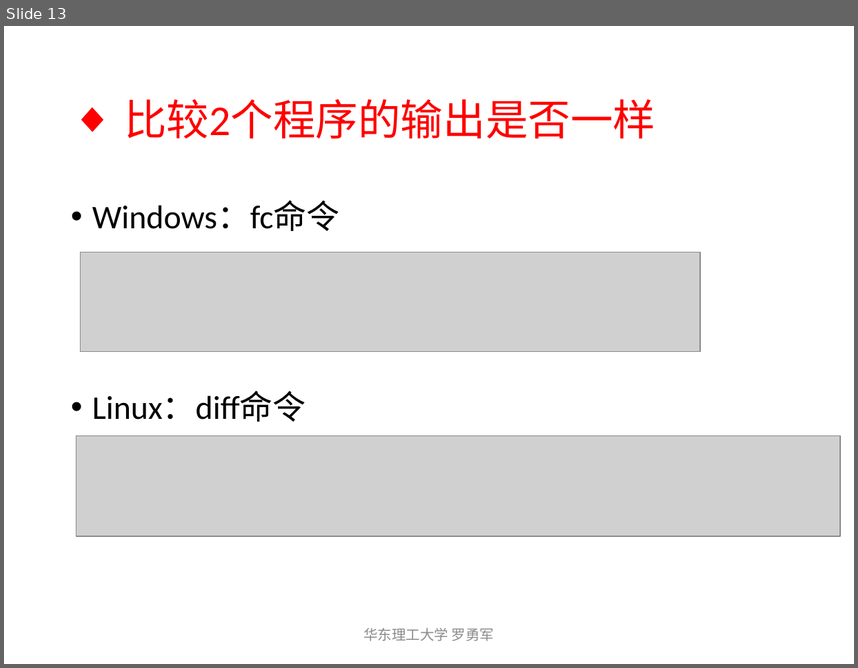
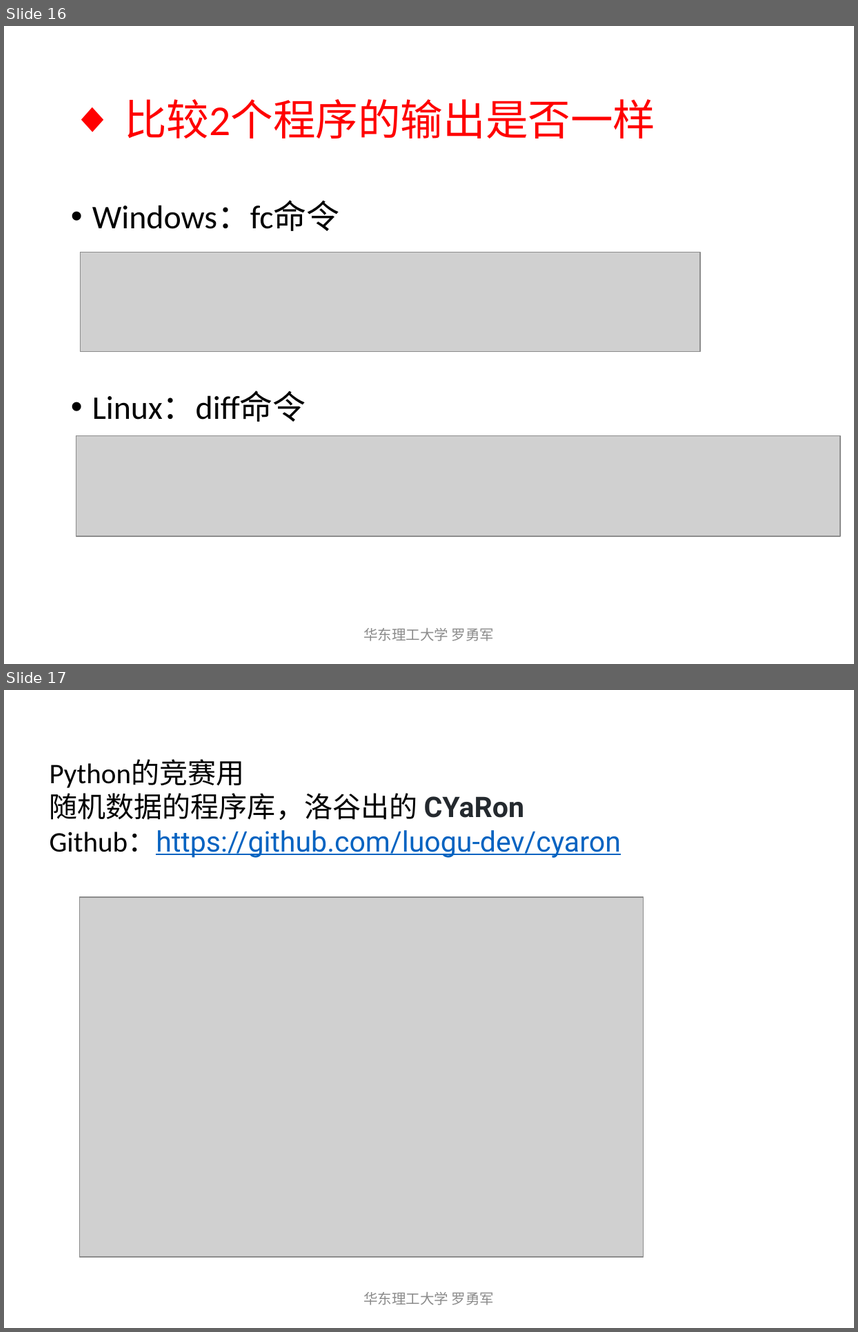
Before and after one commit to nbutacm/NBUTACM, a slide deck: 2018级/2019年暑期集训/测试数据与对拍.pptx. Shown one above the other, each under a label of ours: slide 13 before the commit, slides 16 and 17 after it. The pictures are 858x668 and 858x1332 pixels, drawn with LibreOffice and Linux fonts; fonts in the diff are those of the drawing; grey boxes stand for pictures. Boxes give left, top, right and bottom in pixels: in the first picture for what was removed or moved away, otherwise in the second. Text is boxed around its words. In the diff, an @@ line names an element or a change of style, - is before the commit and + after.

Commit message:
update 随机测试 增加mt19937

```diff
--- a/2018级/2019年暑期集训/测试数据与对拍.pptx
+++ b/2018级/2019年暑期集训/测试数据与对拍.pptx
@@ slide 17 added at (x1=4, y1=690, x2=854, y2=1328), background #FFFFFF @@
@@ text added at (x1=50, y1=760, x2=621, y2=858), 24 pt, text #0563C1 @@
+Python的竞赛用
+随机数据的程序库，洛谷出的 CYaRon
+Github：https://github.com/luogu-dev/cyaron
@@ picture added at (x1=80, y1=898, x2=643, y2=1257) @@
@@ text added at (x1=363, y1=1292, x2=495, y2=1305), 12 pt, text #8C8C8C @@
+华东理工大学 罗勇军
@@ what was slide 13 is now slide 16 @@
```
Also in this commit, not shown: 2 slides changed, 3 other slides added, 1 other file.
